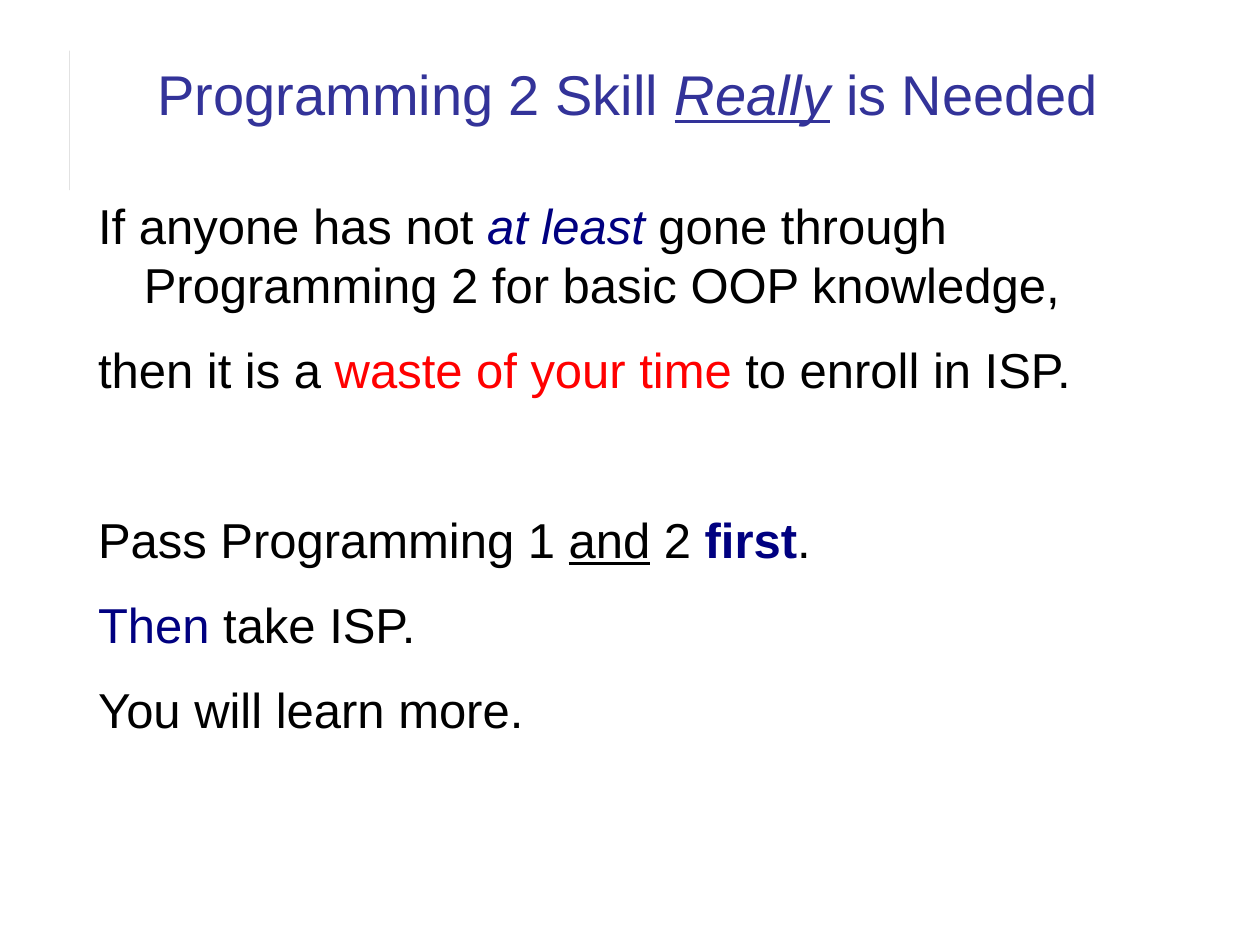
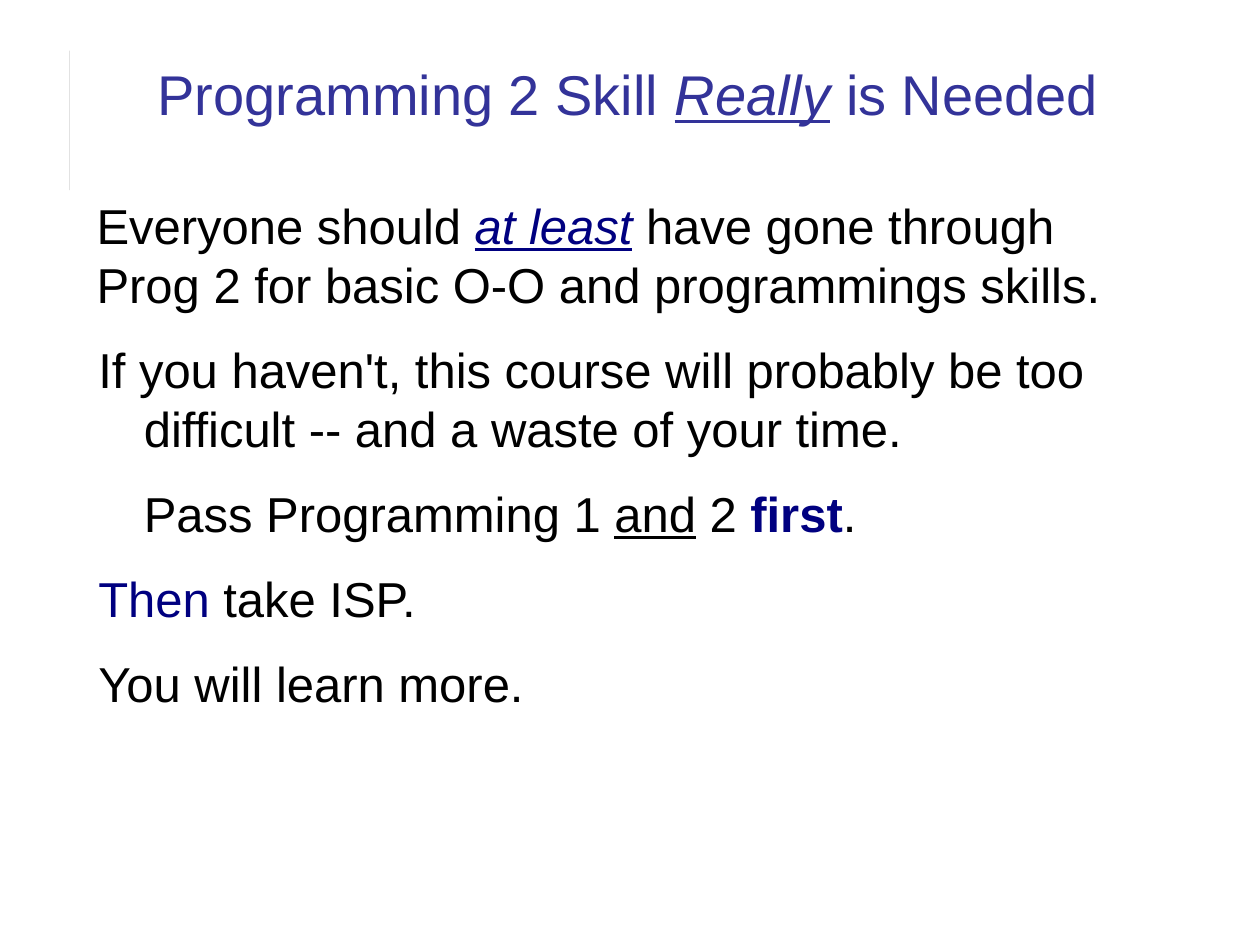
Before and after one commit to cpske/ISP, a slide deck: slide 9 of introduction/Introduction-to-Course.ppt. Drawn at 1260x945 pixels with LibreOffice and Linux fonts; fonts in the diff are those of the drawing. Boxes give left, top, right and bottom in pixels: in the first picture for what was removed or moved away, otherwise in the second. Text is boxed around its words. In the diff, an @@ line names an element or a change of style, - is before the commit and + after.

Commit message:
update course intro, add tools

```diff
--- a/introduction/Introduction-to-Course.ppt
+++ b/introduction/Introduction-to-Course.ppt
@@ text at (x1=97, y1=208, x2=1100, y2=457): text changed @@
-If anyone has not at least gone through Programming 2 for basic OOP knowledge,
-then it is a waste of your time to enroll in ISP.
+Everyone should at least have gone through Prog 2 for basic O-O and programmings skills.
+If you haven't, this course will probably be too difficult -- and a waste of your time.
@@ text at (x1=98, y1=496, x2=856, y2=703): indent changed @@
```
Also in this commit, not shown: 8 other slides changed, 2 other files.
